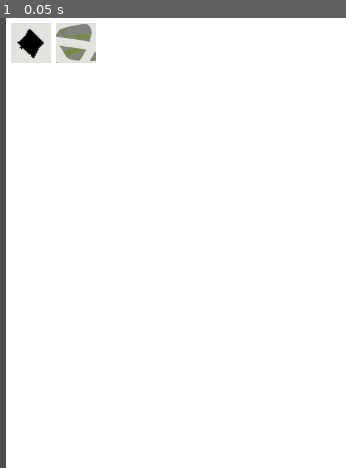
Above: before the commit, frame 1.
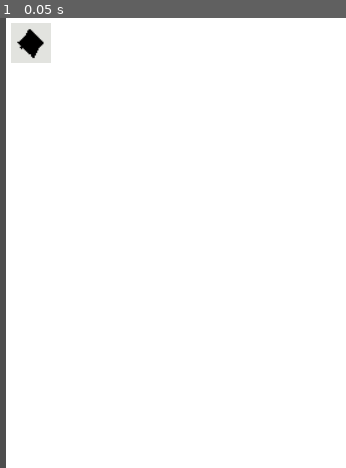
Above: after the commit, the same moment.

Repository: JusPSLiu/2024Fall49HourJamGame
Game: Godot game, scene res://Scenes/Screens/GameScreen.tscn
Two runs of this game, one before a commit and one after it. Both use one fixed random seed, a clock stepped at 60 frames per second and the inputs below. This scene is started directly instead of the project's main scene.
Inputs:
- Up to frame 1 (0.05 s): no input

The runs differ from the first frame. In frame 1, 1.0% of the frame differs, in the area x 16-28%, y 1-10%.

Commit message:
feat: updated jsons

Diff:
--- a/Scenes/Screens/GameGrid.tscn
+++ b/Scenes/Screens/GameGrid.tscn
@@ -5,7 +5,7 @@
 [node name="GameGrid" type="Node2D" node_paths=PackedStringArray("gameGridContainer")]
 script = ExtResource("1_q8jw7")
 gameGridContainer = NodePath("ScrollContainer/HBoxContainer/VBoxContainer/GridContainer")
-tileOrder = Array[String](["sample", "sample2", ""])
+tileOrder = Array[String](["sample"])
 
 [node name="ColorRect" type="ColorRect" parent="."]
 offset_right = 584.0
--- a/Scripts/grid_tile.gd
+++ b/Scripts/grid_tile.gd
@@ -2,10 +2,11 @@
 
 class_name gridTile
 
-@export var tileName: String = "baseTile"
-@export var image : Texture2D = preload("res://Art/sampleTile.png")
-@export var description: String = "No description"
-@export var craftQuantity: int = 1
+var tileName: String = "baseTile"
+var image : Texture2D = preload("res://Art/sampleTile.png")
+var description: String = "No description"
+var craftQuantity: int = 1
+var components: Array
 
 func _ready() -> void:
 	$TextureRect.texture = image
--- a/Scripts/grid_tile_singleton.gd
+++ b/Scripts/grid_tile_singleton.gd
@@ -43,6 +43,16 @@
 			tile.description = tile_data.get("description", "No description available")
 			tile.craftQuantity = int(tile_data.get("craftQuantity", 1))
 
+			# Parse and set components
+			var components_data = tile_data.get("components", [])
+			for component_data in components_data:
+				var component = {
+					"tileName": component_data.get("tileName", "Unnamed Component"),
+					"quantity": int(component_data.get("quantity", 1)),
+					"catalyst": component_data.get("catalyst", false)
+				}
+				tile.components.append(component)
+
 			# Add to tiles dictionary with tileName as the key
 			tiles[tile.tileName] = tile
 		else:
--- a/gridTileJSONS/sample.json
+++ b/gridTileJSONS/sample.json
@@ -2,5 +2,18 @@
 	"tileName": "sample",
 	"image": "res://Art/sampleTile.png",
 	"description": "No description",
-	"craftQuantity": 1
+	"craftQuantity": 1,
+	"components":
+	[
+		{
+			"tileName": "sample",
+			"quantity": 1,
+			"catalyst": true
+		},
+		{
+			"tileName": "sample",
+			"quantity": 1,
+			"catalyst": false
+		}
+	]
 }
--- a/gridTileJSONS/sample2.json
+++ /dev/null
@@ -1,6 +0,0 @@
-{
-	"tileName": "sample2",
-	"image": "res://Art/sampleTile2.png",
-	"description": "Yes description",
-	"craftQuantity": 2
-}
--- a/gridTileJSONS/tilesname.json
+++ /dev/null
@@ -1,6 +0,0 @@
-{
-	"tileName": "thethe",
-	"image": "res://Art/samplsdfge.png",
-	"description": "No description",
-	"craftQuantity": 1
-}
